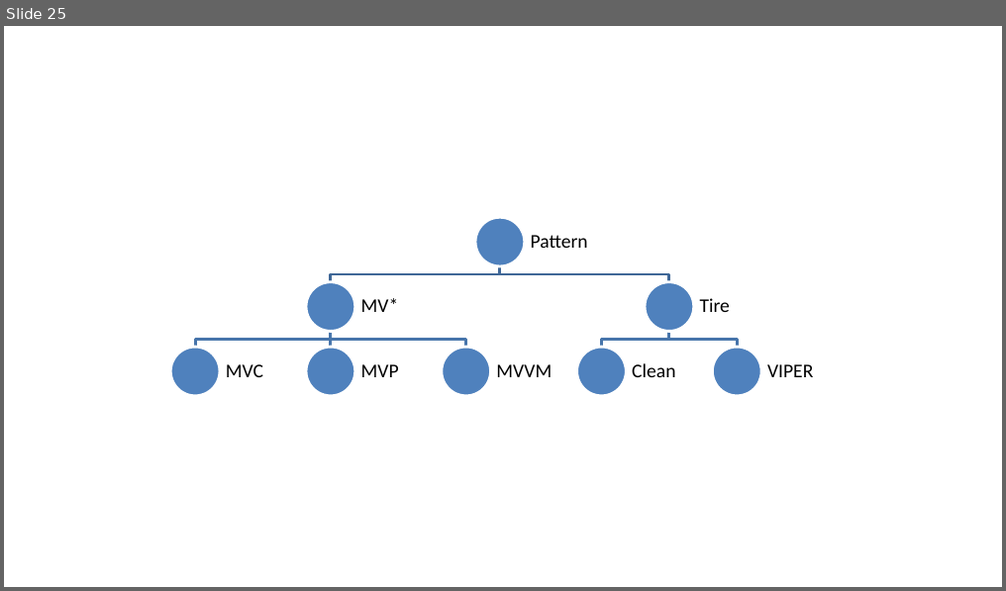
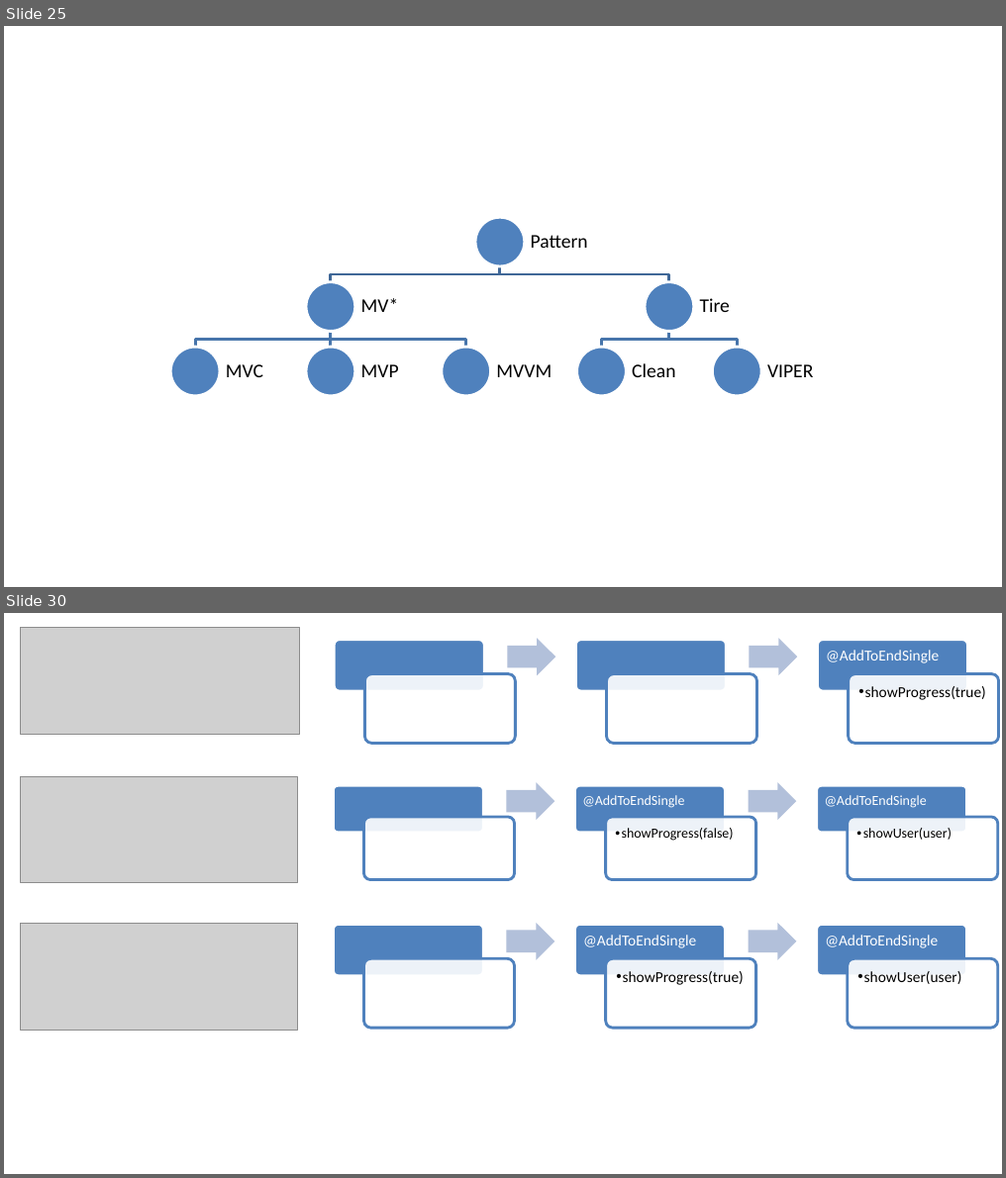
Before and after one commit to avaytsekhovskiy/zen-architecture, a slide deck: src/graphs.pptx. Shown one above the other, each under a label of ours: slide 25 before the commit, slides 25 and 30 after it; the slides between them are not shown. The pictures are 1006x591 and 1006x1178 pixels, drawn with LibreOffice and Linux fonts; fonts in the diff are those of the drawing; grey boxes stand for pictures. Boxes give left, top, right and bottom in pixels: in the first picture for what was removed or moved away, otherwise in the second. Text is boxed around its words. In the diff, an @@ line names an element or a change of style, - is before the commit and + after.

```diff
--- a/src/graphs.pptx
+++ b/src/graphs.pptx
@@ slide 30 added at bbox=[4, 613, 1002, 1174], background #FFFFFF @@
@@ picture added at bbox=[21, 628, 300, 735] @@
@@ group added at bbox=[335, 638, 999, 743]: 6 rounded rectangles, 2 right arrows, 2 texts @@
+@AddToEndSingle
+  •• showProgress(true)
@@ picture added at bbox=[21, 777, 297, 882] @@
@@ group added at bbox=[334, 782, 998, 879]: 6 rounded rectangles, 4 texts, 2 right arrows @@
+@AddToEndSingle
+  •• showProgress(false)
+@AddToEndSingle
+  •• showUser(user)
@@ picture added at bbox=[20, 923, 297, 1030] @@
@@ group added at bbox=[334, 922, 998, 1028]: 6 rounded rectangles, 4 texts, 2 right arrows @@
+@AddToEndSingle
+  •• showProgress(true)
+@AddToEndSingle
+  •• showUser(user)
```
Also in this commit, not shown: 7 other slides added, 1 other file.
